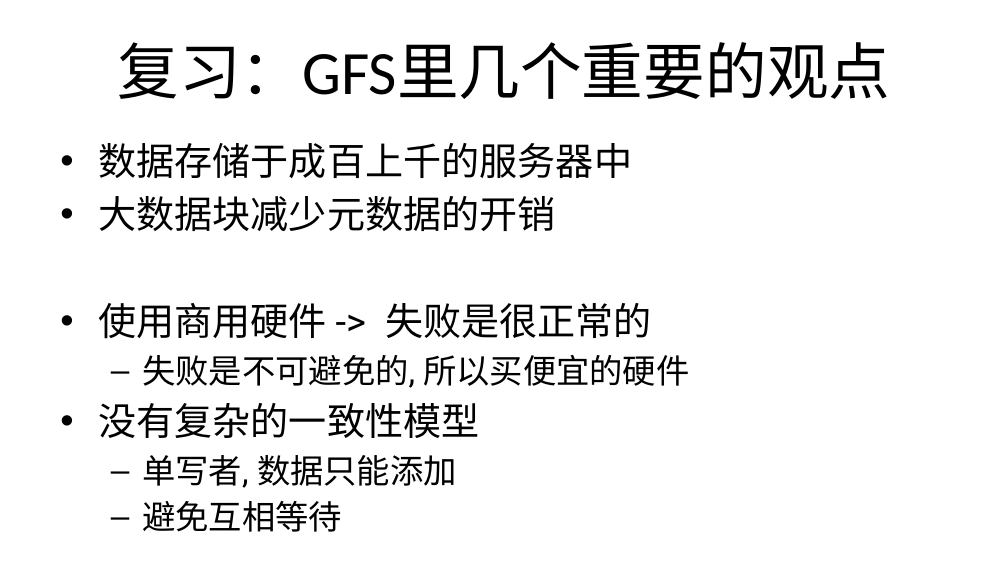
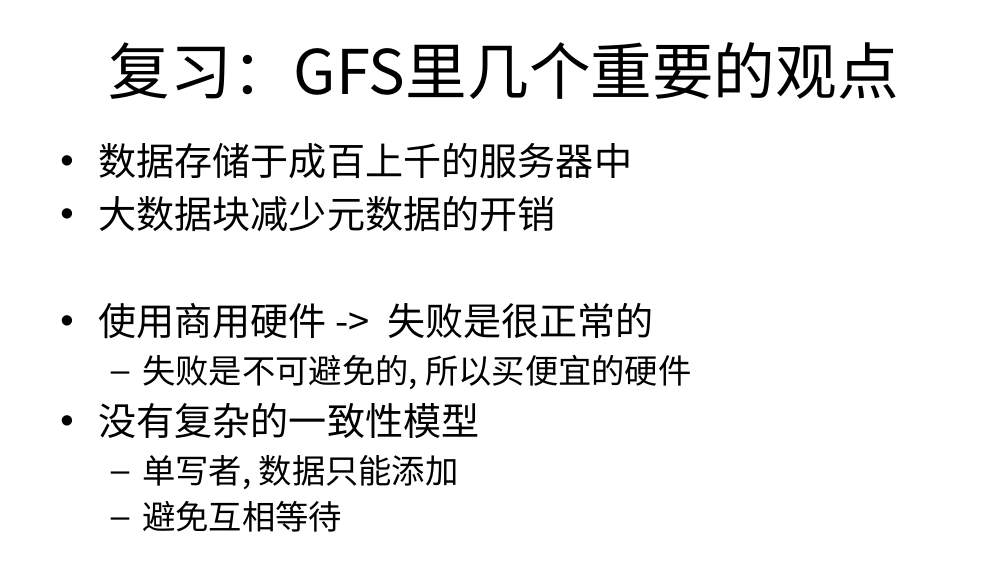
Before and after one commit to alxsoares/Foundations-of-Big-Data-System, a slide deck: slide 5 of Architecture/bigdata_B_mapreduce_translated.pptx. Drawn at 1008x567 pixels with LibreOffice and Linux fonts; fonts in the diff are those of the drawing. Boxes give left, top, right and bottom in pixels: in the first picture for what was removed or moved away, otherwise in the second. Text is boxed around its words. In the diff, an @@ line names an element or a change of style, - is before the commit and + after.

```diff
--- a/Architecture/bigdata_B_mapreduce_translated.pptx
+++ b/Architecture/bigdata_B_mapreduce_translated.pptx
@@ title "复习：GFS里几个重要的观点" at box(109, 42, 899, 99): font Calibri to Noto Sans CJK SC @@
@@ text "数据存储于成百上千的服务器中" at box(98, 143, 691, 489): font Roboto to Noto Sans CJK SC @@
```
Also in this commit, not shown: 38 other slides changed, 1 slide added.
